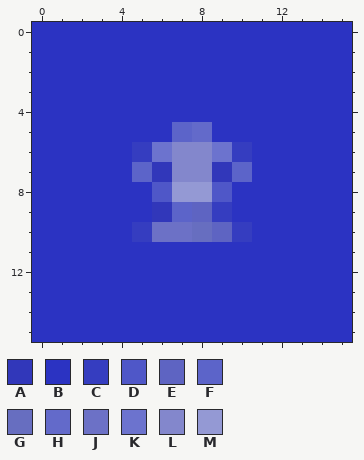
Pixel-art sprite -- public/favicon-16x16.png. Above: the version before the commit.
The file is 16x16 pixels. Colours within 5 levels of each other are drawn and written as one.
Palette (. is transparent): A #3137ba  B #2b33c2  C #353dc0  D #4f57c8  E #5e64c2  F #5c64c9  G #676ec0  H #636aca  J #6c71c6  K #6c73ce  L #8387cc  M #9499d4
New version:
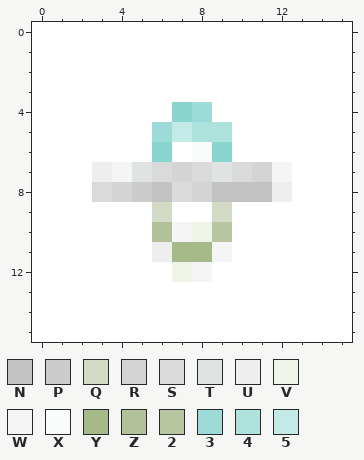
Colours new in this view: N #c2c2c2  P #cccccc  Q #d3dbc6  R #d4d4d4  S #dadada  T #dfe4e3  U #eeeeee  V #eff4e9  W #f5f5f5  X #f8fdfc  Y #a6b989  Z #b3c19a  2 #b7c6a0  3 #9ddbd8  4 #aee2dd  5 #c4eae7
From old to new:
colour B: #2b33c2 -> #ffffff
colour K: #6c73ce -> #8bd5d1
y 4: x 7..8 BB -> K3
y 5: x 6..9 BFHB -> 3544
y 6: x 5 C -> B; x 7..8 LL -> BX; x 10 C -> B
y 7: x 3..12 BBFALLAFBB -> UWTSRSTSRW
y 8: x 3..12 BBBDMMDBBB -> SRPNSRNNNU
y 9: x 6..9 AFEC -> QBBQ
y 10: x 5..10 CJJGEC -> BZWV2B
y 11: x 6..9 BBBB -> UYYW
y 12: x 7..8 BB -> VW
Boxes around the changes in both pictures, in picture pixels (x1, y1, x2, y2):
changed: (32, 22, 352, 342)
